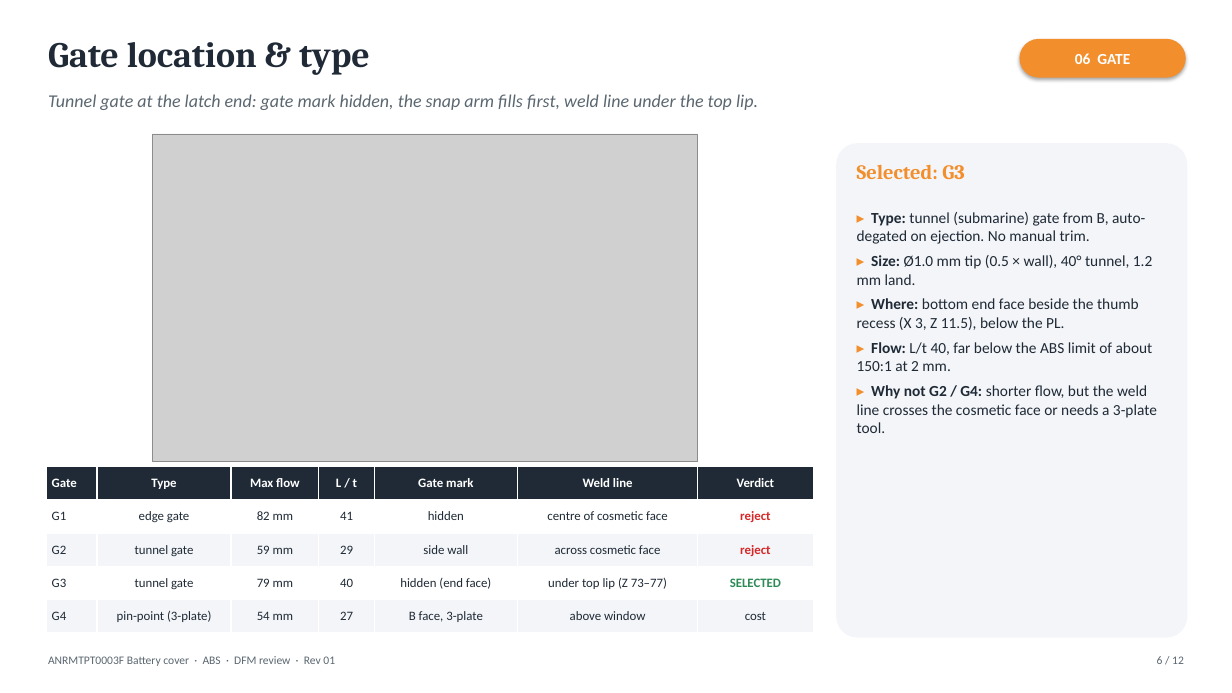
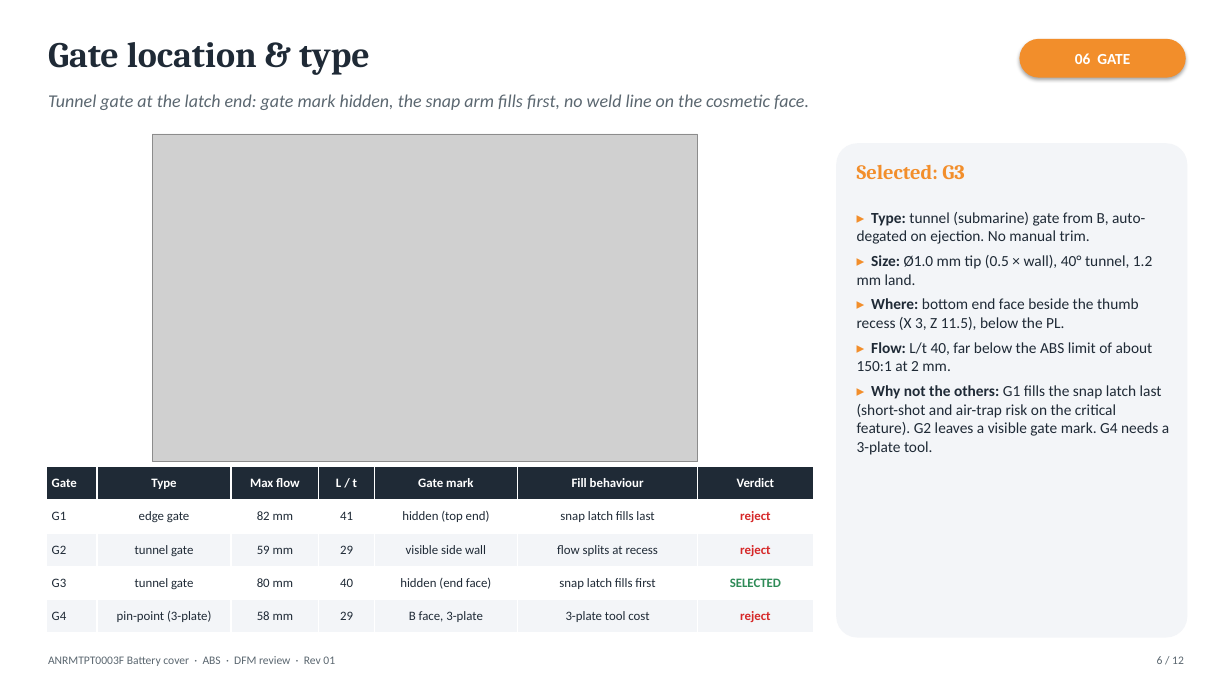
Before and after one commit to moatazmostafaeleraky-eng/Moataz-engineering, a slide deck: slide 6 of output/DFM.pptx. Drawn at 1232x693 pixels with LibreOffice and Linux fonts; fonts in the diff are those of the drawing; grey boxes stand for pictures. Boxes give left, top, right and bottom in pixels: in the first picture for what was removed or moved away, otherwise in the second. Text is boxed around its words. In the diff, an @@ line names an element or a change of style, - is before the commit and + after.

```diff
--- a/output/DFM.pptx
+++ b/output/DFM.pptx
@@ text at bbox=[48, 94, 809, 110]: text changed @@
-Tunnel gate at the latch end: gate mark hidden, the snap arm fills first, weld line under the top lip.
+Tunnel gate at the latch end: gate mark hidden, the snap arm fills first, no weld line on the cosmetic face.
@@ text at bbox=[857, 385, 1169, 455]: text changed @@
-▸ Why not G2 / G4: shorter flow, but the weld line crosses the cosmetic face or needs a 3-plate tool.
+▸ Why not the others: G1 fills the snap latch last (short-shot and air-trap risk on the critical feature). G2 leaves a visible gate mark. G4 needs a 3-plate tool.
@@ table at bbox=[46, 467, 813, 633] @@
-row 1, column 6: Weld line
+row 1, column 6: Fill behaviour
-row 2, column 5: hidden
+row 2, column 5: hidden (top end)
-row 2, column 6: centre of cosmetic face
+row 2, column 6: snap latch fills last
-row 3, column 5: side wall
+row 3, column 5: visible side wall
-row 3, column 6: across cosmetic face
+row 3, column 6: flow splits at recess
-row 4, column 3: 79 mm
+row 4, column 3: 80 mm
-row 4, column 6: under top lip (Z 73–77)
+row 4, column 6: snap latch fills first
-row 5: G4 | pin-point (3-plate) | 54 mm | 27 | B face, 3-plate | above window | cost
+row 5: G4 | pin-point (3-plate) | 58 mm | 29 | B face, 3-plate | 3-plate tool cost | reject
```
Also in this commit, not shown: 10 other slides changed, 17 other files.
